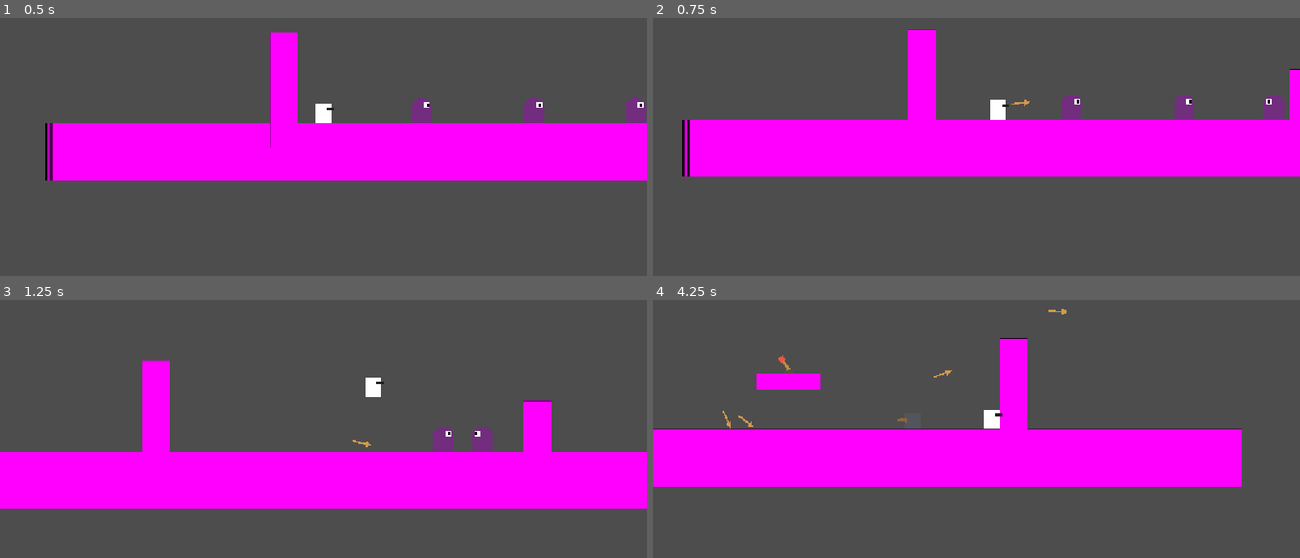
Above: before the commit, frames 1-4 (two rows, left to right).
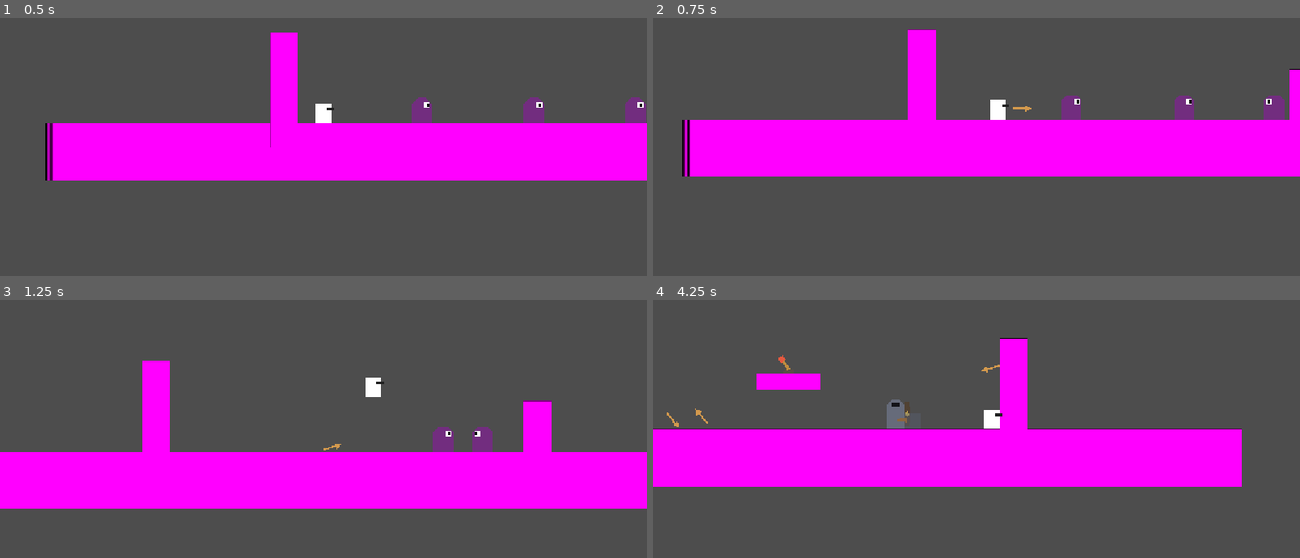
Above: after the commit, the same moments.

Repository: cachandlerdev/gmtk-2026
Game: Godot game, scene res://scenes/levels/enemy_test_level.tscn
The game is run twice, just before and just after one commit, with the same random seed, the same clock (stepped at 60 frames per second) and the same inputs.
Inputs (mouse positions are in pixels of both pictures, inside the frame that each line leads up to):
- Up to frame 1 (0.5 s): no input
- Up to frame 2 (0.75 s): move the mouse to (1118, 92) at 0.52 s; hold D (move_right) from 0.53 s (still down); right-click (1118, 92) at 0.6 s
- Up to frame 3 (1.25 s): keep holding D (move_right); tap Space (jump) at 0.77 s
- Up to frame 4 (4.25 s): move the mouse to (847, 410) at 1.27 s; right-click (847, 410) at 1.35 s; tap Space (jump) at 1.52, 3.02, 3.77 s; move the mouse to (1041, 312) at 2.02 s; release D (move_right) at 2.03 s; hold A (move_left) 2.03-2.78 s; tap S (aim_down) at 2.1 s; right-click (1041, 312) at 2.3 s; move the mouse to (944, 465) at 2.77 s; hold D (move_right) from 2.78 s (still down); tap W (aim_up) at 2.85 s; right-click (944, 465) at 3.05 s; move the mouse to (1170, 447) at 3.52 s; tap Shift (dash) at 3.6 s; right-click (1170, 447) at 3.8 s

Frame 1 is identical in both runs. In frame 2, less than 0.1% of the frame differs, in the area x 55-59%, y 31-37%; in frame 3, less than 0.1%; in frame 4, 0.5%, in the area x 2-64%, y 3-50%.

Commit message:
fix: aiming the bow with the mouse now works

Diff:
--- a/scenes/player/player.tscn
+++ b/scenes/player/player.tscn
@@ -16,6 +16,7 @@
 [node name="Bow" parent="." unique_id=466650387 instance=ExtResource("2_dovo2")]
 position = Vector2(0, -16)
 is_player = true
+aim_speed = 10.0
 
 [node name="Camera2D" type="Camera2D" parent="." unique_id=161087710]
 position = Vector2(0, -13)
--- a/scripts/bow.gd
+++ b/scripts/bow.gd
@@ -16,7 +16,7 @@
 
 @export_group("Aim")
 @export var aim_speed: float = 2.5          ## radians per second
-@export var max_aim_angle: float = 80.0     ## degrees up/down from horizontal
+@export var max_aim_angle: float = 85.0     ## degrees up/down from horizontal
 @export var spawn_offset: float = 44.0      ## how far in front the arrow spawns
 
 @export_group("Input Actions")
@@ -41,9 +41,11 @@
 		return
 
 	if auto_facing:
-		var move := Input.get_axis(move_left_action, move_right_action)
-		if move != 0.0:
-			facing = 1 if move > 0.0 else -1
+		# TODO: Figure out how this would work if we have an enemy archer
+		var mouse_location := get_global_mouse_position()
+		var player_location := global_position
+		var x_diff: float = mouse_location.x - player_location.x
+		facing = 1 if x_diff >= 0.0 else -1
 
 	_handle_bow(delta)
 	queue_redraw()
@@ -61,15 +63,15 @@
 		var limit := deg_to_rad(max_aim_angle)
 		if is_player:
 			# Get angle between mouse cursor and the bow's location
-			var mouse_location := get_viewport().get_mouse_position()
+			var mouse_location := get_global_mouse_position()
 			var player_location := global_position
-			var x_diff: float = abs(player_location.x - mouse_location.x)
-			var y_diff: float = abs(player_location.y - mouse_location.y)
 			print(player_location)
-			print("X: " + str(x_diff) + ", Y: " + str(y_diff))
+			var x_diff: float = abs(mouse_location.x - player_location.x)
+			var y_diff: float = player_location.y - mouse_location.y
 			aim_input = atan2(y_diff, x_diff)
-			#_aim_angle = clampf(_aim_angle + aim_input * aim_speed * delta, -limit, limit)
-			_aim_angle = aim_input
+
+			var new_aim_angle = lerp(_aim_angle, aim_input, aim_speed * delta)
+			_aim_angle = clampf(new_aim_angle, -limit, limit)
 		else:
 			# TODO: Figure out how this will work if enemies are carrying bows
 			aim_input = Input.get_axis(aim_down_action, aim_up_action)
